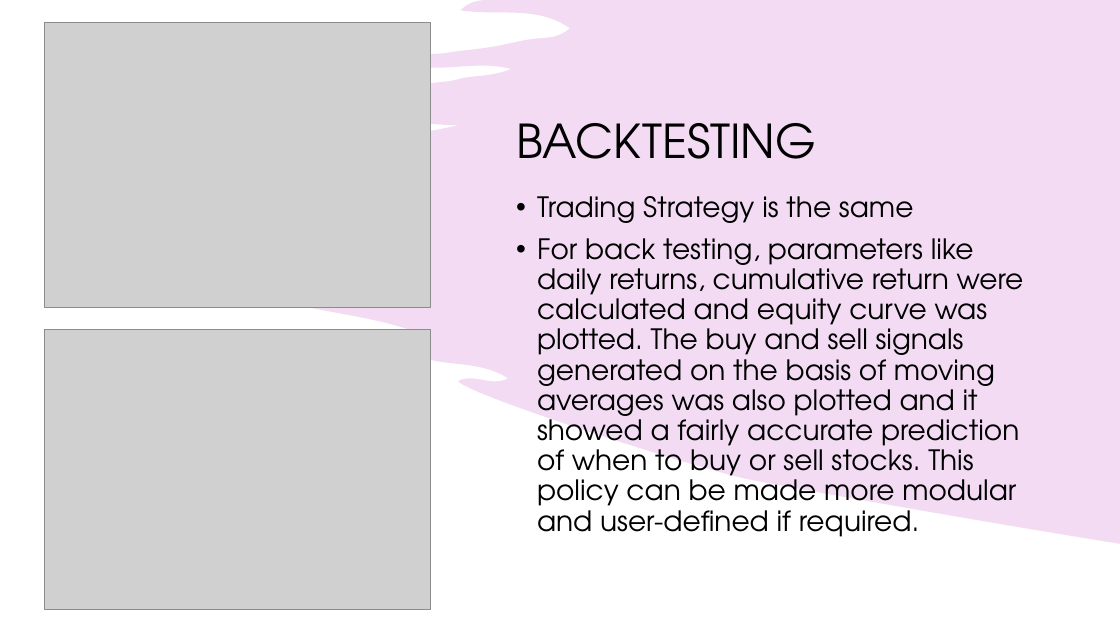
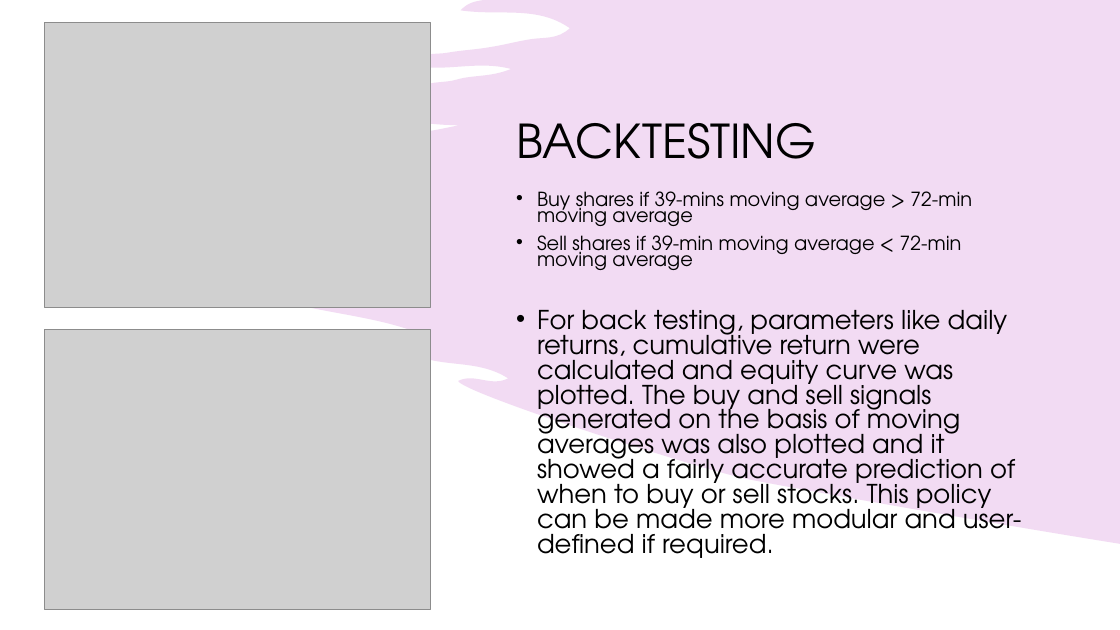
Before and after one commit to AbhiZx18324/KDSH-2024-fin, a slide deck: slide 17 of ReportKDSH.pptx. Drawn at 1120x630 pixels with LibreOffice and Linux fonts; fonts in the diff are those of the drawing; grey boxes stand for pictures. Boxes give left, top, right and bottom in pixels: in the first picture for what was removed or moved away, otherwise in the second. Text is boxed around its words. In the diff, an @@ line names an element or a change of style, - is before the commit and + after.

Commit message:
Updated LSTM Strategy

```diff
--- a/ReportKDSH.pptx
+++ b/ReportKDSH.pptx
@@ text at [537, 191, 972, 270]: text changed; size 24 to 16.6 pt @@
-• Trading Strategy is the same
+• Buy shares if 39-mins moving average > 72-min moving average
+• Sell shares if 39-min moving average < 72-min moving average
@@ text at [537, 310, 1021, 558]: size 24 to 22.2 pt in "For back testing, parameters like daily returns, ..."; line spacing 0.9 to 0.8 @@
```
